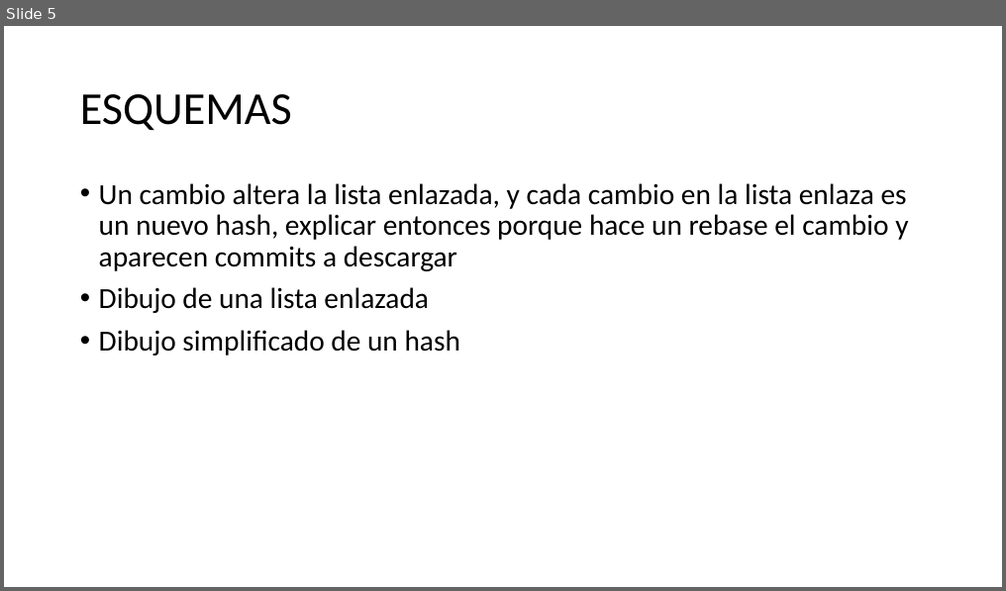
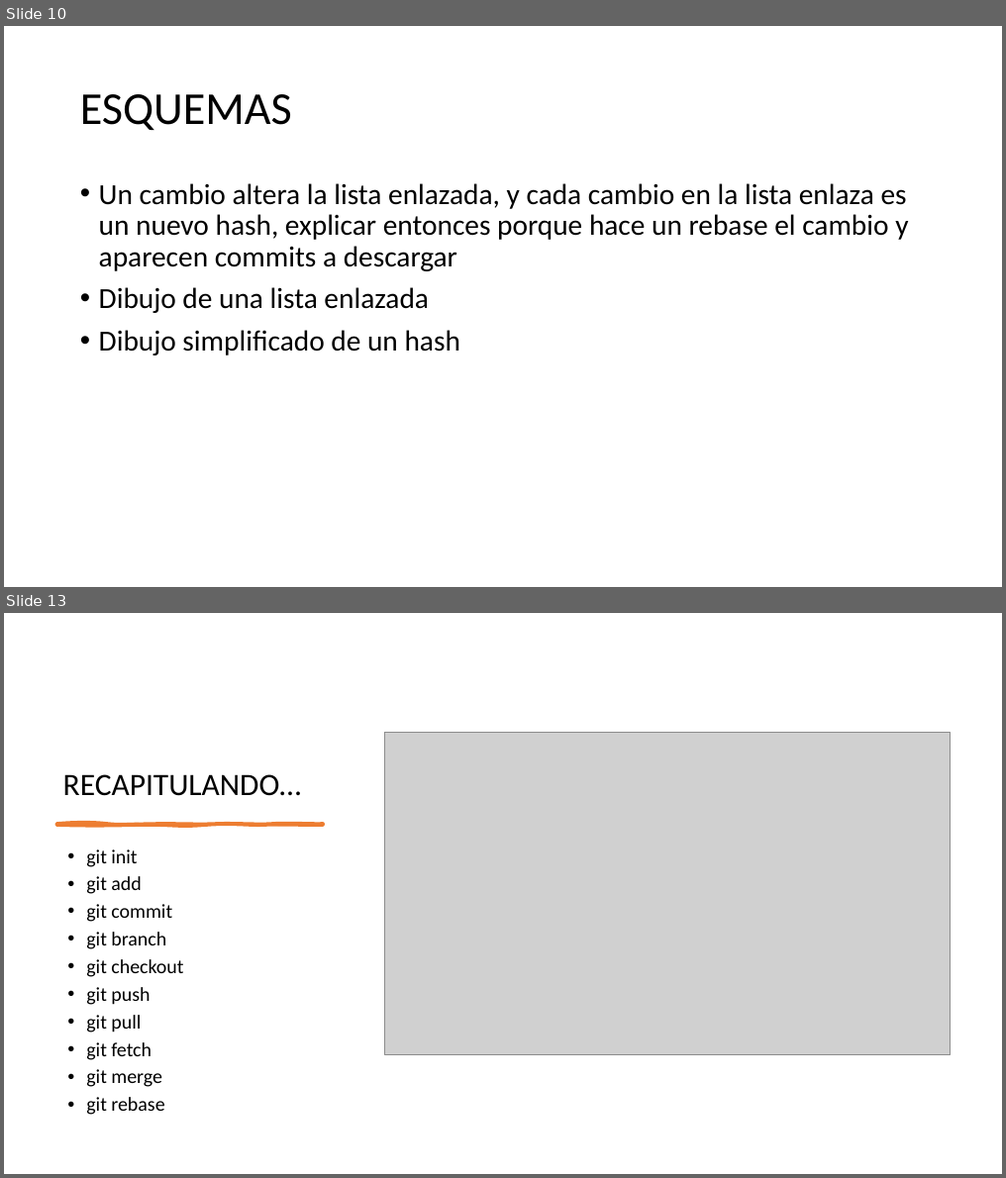
Before and after one commit to jofaval/talks-about, a slide deck: simplifying-git/fear-the-cli-no-more/simplifying-git-fear-the-cli-no-more.slides.es.pptx. Shown one above the other, each under a label of ours: slide 5 before the commit, slides 10 and 13 after it; the slides between them are not shown. The pictures are 1006x591 and 1006x1178 pixels, drawn with LibreOffice and Linux fonts; fonts in the diff are those of the drawing; grey boxes stand for pictures. Boxes give left, top, right and bottom in pixels: in the first picture for what was removed or moved away, otherwise in the second. Text is boxed around its words. In the diff, an @@ line names an element or a change of style, - is before the commit and + after.

```diff
--- a/simplifying-git/fear-the-cli-no-more/simplifying-git-fear-the-cli-no-more.slides.es.pptx
+++ b/simplifying-git/fear-the-cli-no-more/simplifying-git-fear-the-cli-no-more.slides.es.pptx
@@ slide 13 added at box(4, 613, 1002, 1174), background #FFFFFF @@
@@ picture added at box(385, 732, 950, 1056) @@
@@ title added at box(63, 774, 301, 796), 30 pt, text #000000 @@
+RECAPITULANDO…
@@ freeform shape added at box(56, 823, 323, 825), fill #ED7D31, outline #ED7D31 3 pt @@
@@ text added at box(86, 850, 183, 1115), 19 pt, text #000000 @@
+• git init
+• git add
+• git commit
+• git branch
+• git checkout
+• git push
+• git pull
+• git fetch
+• git merge
+• git rebase
@@ what was slide 5 is now slide 10 @@
```
Also in this commit, not shown: 2 slides changed, 9 other slides added, 1 other file.
